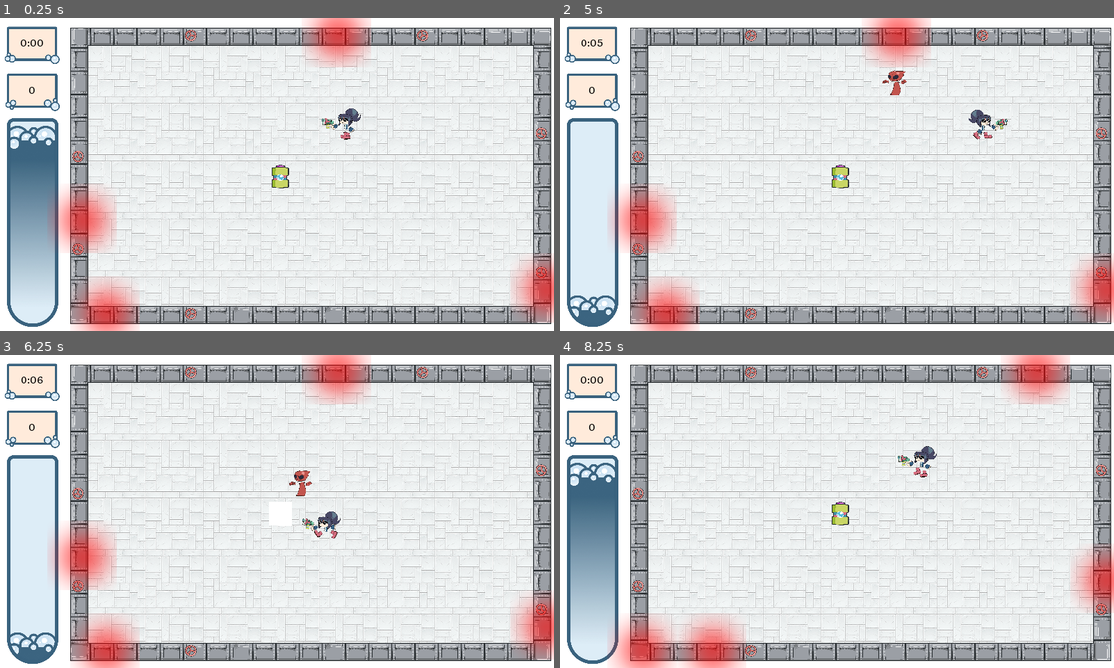
Above: before the commit, frames 1-4 (two rows, left to right).
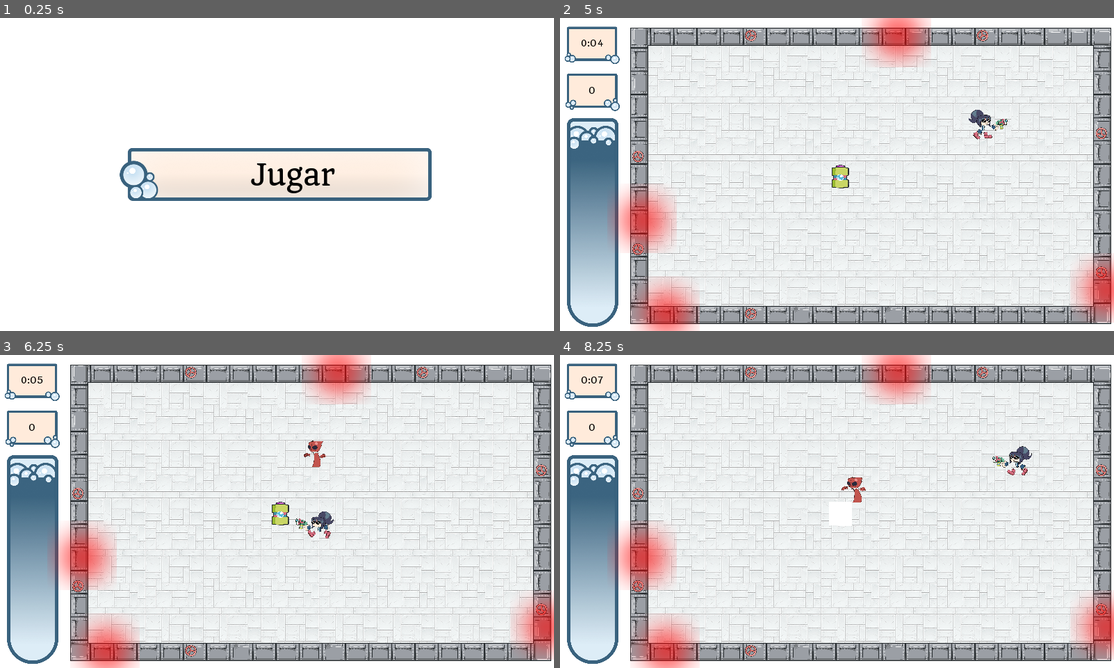
Above: after the commit, the same moments.

Repository: moisesjbc/global-jam-01-2025
Game: Godot game, scene res://menus/main_menu/main_menu.tscn
Two runs of this game, one before a commit and one after it. Both use one fixed random seed, a clock stepped at 60 frames per second and the inputs below. Before the commit the project starts from res://gameplay/main/main.tscn.
Inputs (mouse positions are in pixels of both pictures, inside the frame that each line leads up to):
- Up to frame 1 (0.25 s): no input
- Up to frame 2 (5 s): click (837, 174) at 0.5 s, where only the run after the commit has a clickable "Jugar"; move the mouse to (958, 158) at 1.27 s; hold Right (ui_right) 1.28-2.03 s; move the mouse to (726, 190) at 2.02 s; hold Down (ui_down) 2.03-2.78 s; move the mouse to (892, 105) at 2.77 s; hold Right (ui_right) 2.78-3.53 s; move the mouse to (809, 237) at 3.52 s; hold Up (ui_up) 3.53-4.28 s; move the mouse to (1003, 221) at 4.27 s; hold Left (ui_left) from 4.28 s (still down)
- Up to frame 3 (6.25 s): move the mouse to (110, 464) at 5.02 s; move the mouse to (304, 511) at 5.77 s; release Left (ui_left) at 5.78 s; hold Down (ui_down) from 5.78 s (still down)
- Up to frame 4 (8.25 s): move the mouse to (753, 433) at 6.52 s; release Down (ui_down) at 6.53 s; hold Right (ui_right) 6.53-7.28 s; move the mouse to (958, 495) at 7.27 s; hold Up (ui_up) 7.28-8.03 s; move the mouse to (726, 527) at 8.02 s; hold Right (ui_right) from 8.03 s (still down)

The runs differ from the first frame. In frame 1, 42% of the frame differs, in the area x 0-100%, y 0-100%; in frame 2, 4.4%; in frame 3, 5.1%; in frame 4, 11%.

Commit message:
Add dummy main menu

Diff:
--- a/godot-project/gameplay/main/main.gd
+++ b/godot-project/gameplay/main/main.gd
@@ -6,6 +6,7 @@
 
 
 func _ready():
+	get_node("/root/music").play_main_music()
 	$enemy_respawn.target = $font
 
 	set_score(0)
--- a/godot-project/globals/music/music.gd
+++ b/godot-project/globals/music/music.gd
@@ -2,8 +2,16 @@
 
 
 func _ready():
-	play_main_music()
+	play_main_menu_music()
 
 
 func play_main_music():
-	$in_game_music.play()
+	if not $in_game_music.playing:
+		$main_menu_music.stop()
+		$in_game_music.play()
+
+
+func play_main_menu_music():
+	if not $main_menu_music.playing:
+		$in_game_music.stop()
+		$main_menu_music.play()
--- a/godot-project/globals/music/music.tscn
+++ b/godot-project/globals/music/music.tscn
@@ -1,7 +1,8 @@
-[gd_scene load_steps=3 format=2]
+[gd_scene load_steps=4 format=2]
 
 [ext_resource path="res://globals/music/music.gd" type="Script" id=1]
 [ext_resource path="res://globals/music/in_game_music.ogg" type="AudioStream" id=2]
+[ext_resource path="res://globals/music/main_menu_music.ogg" type="AudioStream" id=3]
 
 [node name="music" type="Node"]
 script = ExtResource( 1 )
@@ -9,3 +10,6 @@
 [node name="in_game_music" type="AudioStreamPlayer" parent="."]
 stream = ExtResource( 2 )
 bus = "music"
+
+[node name="main_menu_music" type="AudioStreamPlayer" parent="."]
+stream = ExtResource( 3 )
--- /dev/null
+++ b/godot-project/gui/button/button.gd
@@ -0,0 +1,8 @@
+extends TextureButton
+
+
+export var text: String = ""
+
+
+func _ready():
+	$label.text = text
--- /dev/null
+++ b/godot-project/gui/button/button.tscn
@@ -0,0 +1,29 @@
+[gd_scene load_steps=6 format=2]
+
+[ext_resource path="res://gui/button/hover.png" type="Texture" id=1]
+[ext_resource path="res://gui/button/idle.png" type="Texture" id=2]
+[ext_resource path="res://fonts/Quando-Regular.ttf" type="DynamicFontData" id=3]
+[ext_resource path="res://gui/button/button.gd" type="Script" id=4]
+
+[sub_resource type="DynamicFont" id=1]
+size = 100
+font_data = ExtResource( 3 )
+
+[node name="button" type="TextureButton"]
+margin_right = 1077.0
+margin_bottom = 183.0
+rect_scale = Vector2( 0.5, 0.5 )
+texture_normal = ExtResource( 2 )
+texture_hover = ExtResource( 1 )
+script = ExtResource( 4 )
+
+[node name="label" type="Label" parent="."]
+margin_left = 132.0
+margin_top = 14.0
+margin_right = 1064.0
+margin_bottom = 172.0
+custom_colors/font_color = Color( 0, 0, 0, 1 )
+custom_fonts/font = SubResource( 1 )
+text = "PRESS ME"
+align = 1
+valign = 1
--- /dev/null
+++ b/godot-project/menus/main_menu/main_menu.gd
@@ -0,0 +1,9 @@
+extends Control
+
+
+func _ready():
+	get_node("/root/music").play_main_menu_music()
+
+
+func _on_play_button_pressed():
+	get_tree().change_scene("res://gameplay/main/main.tscn")
--- /dev/null
+++ b/godot-project/menus/main_menu/main_menu.tscn
@@ -0,0 +1,25 @@
+[gd_scene load_steps=3 format=2]
+
+[ext_resource path="res://gui/button/button.tscn" type="PackedScene" id=1]
+[ext_resource path="res://menus/main_menu/main_menu.gd" type="Script" id=2]
+
+[node name="main_menu" type="Control"]
+anchor_right = 1.0
+anchor_bottom = 1.0
+script = ExtResource( 2 )
+
+[node name="center_container" type="CenterContainer" parent="."]
+anchor_right = 1.0
+anchor_bottom = 1.0
+
+[node name="vbox_container" type="VBoxContainer" parent="center_container"]
+margin_left = 421.0
+margin_top = 448.0
+margin_right = 1498.0
+margin_bottom = 631.0
+
+[node name="play_button" parent="center_container/vbox_container" instance=ExtResource( 1 )]
+rect_scale = Vector2( 1, 1 )
+text = "Jugar"
+
+[connection signal="pressed" from="center_container/vbox_container/play_button" to="." method="_on_play_button_pressed"]
--- a/godot-project/project.godot
+++ b/godot-project/project.godot
@@ -10,8 +10,8 @@
 
 [application]
 
-config/name="godot-project"
-run/main_scene="res://gameplay/main/main.tscn"
+config/name="Bubble Bind"
+run/main_scene="res://menus/main_menu/main_menu.tscn"
 config/icon="res://icon.png"
 
 [autoload]
Not shown, added: godot-project/globals/music/main_menu_music.ogg.import
Binary file added: godot-project/gui/button/hover.png
Not shown, added: godot-project/gui/button/hover.png.import
Binary file added: godot-project/gui/button/idle.png
Not shown, added: godot-project/gui/button/idle.png.import
Not shown, added: godot-project/globals/music/main_menu_music.ogg
